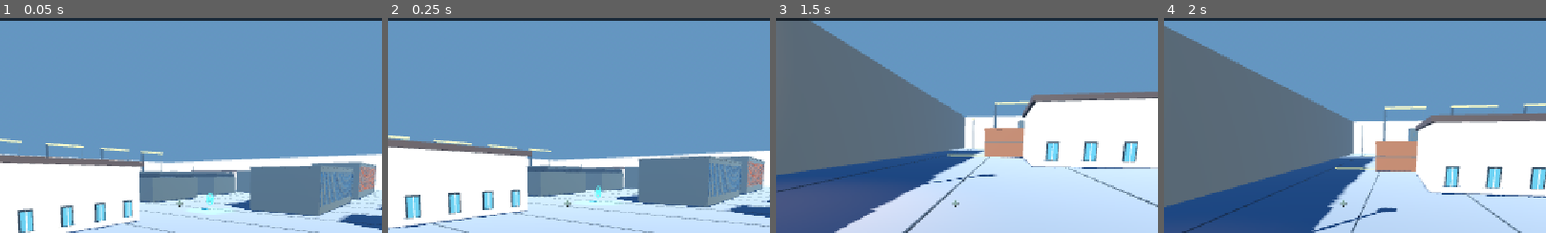
Above: before the commit, frames 1-4 (left to right).
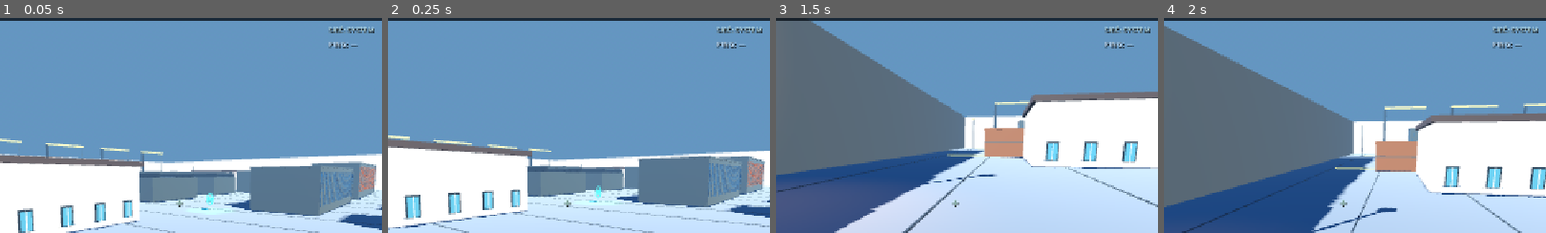
Above: after the commit, the same moments.

Repository: bartus9711-spec/neon-strike-android
Game: Godot game, scene res://scenes/main.tscn
The game is run twice, just before and just after one commit, with the same random seed, the same clock (stepped at 60 frames per second) and the same inputs.
Inputs (mouse positions are % of the whole screen's width and height, from its top left):
- Up to frame 1 (0.05 s): no input
- Up to frame 2 (0.25 s): no input
- Up to frame 3 (1.5 s): tap Enter at 0.5 s; move the mouse to (72, 45) at 0.52 s; hold D 0.53-1.28 s; tap E at 0.6, 1.35 s; click (72, 45) at 0.67 s; tap Space at 0.77 s; move the mouse to (45, 50) at 1.27 s; hold W from 1.28 s (still down)
- Up to frame 4 (2 s): keep holding W; tap Space at 1.52 s
The pictures show only the part of the screen within x 26-76%, y 7-57%; the shares and areas given below are measured in that part.

The runs differ from the first frame. In frame 1, 0.4% of the frame differs, in the area x 86-98%, y 3-15%; in frame 2, 0.4%; in frame 3, 0.4%; in frame 4, 0.4%.

Commit message:
feat(godot settings): real Low High Ultra presets, texture disable, detail LOD, sensitivity/deadzone, network mode and live ping HUD

Diff:
--- a/godot/scripts/hud.gd
+++ b/godot/scripts/hud.gd
@@ -4,9 +4,13 @@
 signal action_requested
 signal graphics_changed(profile: int, fps: int, scale: float, shadows: bool, aa: int)
 signal map_requested(index: int)
+signal graphics_advanced_changed(textures_enabled: bool, world_detail: int, actor_quality: int)
+signal network_mode_changed(enabled: bool)
 
 var touch_move := Vector2.ZERO
 var look_sensitivity := 1.0
+var pad_deadzone := .16
+var invert_look_y := false
 var sprint_enabled := false
 var settings_open := false
 var current_fps := 0
@@ -26,6 +30,8 @@
 var map_select: OptionButton
 var map_title := "NABRZEŻE 17"
 var fps_label: Label
+var network_label: Label
+var ping_label: Label
 var hint_label: Label
 var touch_base: Panel
 var touch_knob: Panel
@@ -38,6 +44,12 @@
 var aa_select: OptionButton
 var sensitivity_slider: HSlider
 var settings_scale_label: Label
+var texture_toggle: CheckButton
+var detail_select: OptionButton
+var actor_select: OptionButton
+var network_toggle: CheckButton
+var pad_dead_slider: HSlider
+var invert_toggle: CheckButton
 
 var _profile := 2
 var _fps := 120
@@ -73,6 +85,16 @@
     fps_label.position = Vector2(-225, 10)
     fps_label.size = Vector2(95, 40)
     ui.add_child(fps_label)
+    network_label = _label("SIEĆ: SYSTEM", 12, Color(.78,.91,.92))
+    network_label.set_anchors_preset(Control.PRESET_TOP_RIGHT)
+    network_label.position = Vector2(-392, 62)
+    network_label.size = Vector2(253, 26)
+    ui.add_child(network_label)
+    ping_label = _label("PING: —", 12, Color(.82,.90,.97))
+    ping_label.set_anchors_preset(Control.PRESET_TOP_RIGHT)
+    ping_label.position = Vector2(-392, 86)
+    ping_label.size = Vector2(253, 26)
+    ui.add_child(ping_label)
     settings_button = _button("⚙ GRAFIKA")
     settings_button.anchor_left = 1
     settings_button.anchor_right = 1
@@ -251,8 +273,8 @@
     settings_panel.anchor_bottom = .5
     settings_panel.offset_left = -260
     settings_panel.offset_right = 260
-    settings_panel.offset_top = -250
-    settings_panel.offset_bottom = 250
+    settings_panel.offset_top = -290
+    settings_panel.offset_bottom = 290
     var frame := StyleBoxFlat.new()
     frame.bg_color = Color(.055,.105,.148,.98)
     frame.border_color = Color(.31,.71,.71,.8)
@@ -299,6 +321,22 @@
         aa_select.add_item(item)
     aa_select.select(1)
     v.add_child(aa_select)
+    texture_toggle = CheckButton.new()
+    texture_toggle.text = "Tekstury PBR — wyłącz na słabym telefonie"
+    texture_toggle.button_pressed = true
+    v.add_child(texture_toggle)
+    v.add_child(_label("Detale otoczenia",15,Color(.58,.79,.83)))
+    detail_select = OptionButton.new()
+    for item in ["LOW — bez dodatków i świateł punktowych","HIGH — dodatki, mniej świateł","ULTRA — pełne efekty"]:
+        detail_select.add_item(item)
+    detail_select.select(2)
+    v.add_child(detail_select)
+    v.add_child(_label("Jakość postaci (dla przyszłych modeli 3D)",15,Color(.58,.79,.83)))
+    actor_select = OptionButton.new()
+    for item in ["LOW — oszczędna geometria","HIGH — normalna","ULTRA — pełna"]:
+        actor_select.add_item(item)
+    actor_select.select(1)
+    v.add_child(actor_select)
     v.add_child(_label("Czułość kamery", 15, Color(.58,.79,.83)))
     sensitivity_slider = HSlider.new()
     sensitivity_slider.min_value = .40
@@ -306,18 +344,71 @@
     sensitivity_slider.step = .10
     sensitivity_slider.value = 1.0
     v.add_child(sensitivity_slider)
+    v.add_child(_label("Martwa strefa gałek pada",15,Color(.58,.79,.83)))
+    pad_dead_slider = HSlider.new()
+    pad_dead_slider.min_value = .06
+    pad_dead_slider.max_value = .35
+    pad_dead_slider.step = .01
+    pad_dead_slider.value = .16
+    v.add_child(pad_dead_slider)
+    invert_toggle = CheckButton.new()
+    invert_toggle.text = "Odwróć oś Y rozglądania"
+    v.add_child(invert_toggle)
+    v.add_child(_label("INTERNET / WI-FI / DANE",18,Color(.92,.96,1)))
+    network_toggle = CheckButton.new()
+    network_toggle.text = "Auto — wybierz lepsze łącze DLA GRY (eksperymentalne)"
+    v.add_child(network_toggle)
+    v.add_child(_label("Wymaga wtyczki Android. Dane komórkowe mogą kosztować; nie zmienia ustawień całego telefonu.",12,Color(.76,.80,.81)))
+    v.add_child(_label("PING to serwer gry jest dostępny dopiero po uruchomieniu multiplayera.",12,Color(.76,.80,.81)))
     v.add_child(_label("120 FPS to cel: zależy od GPU, ekranu i limitów systemu.", 12, Color(.77,.81,.78)))
     var close := _button("ZAPISZ I WRÓĆ")
     close.pressed.connect(toggle_settings)
     v.add_child(close)
-    for control in [profile_select, fps_select, scale_slider, shadow_toggle, aa_select, sensitivity_slider]:
+    for control in [fps_select, scale_slider, shadow_toggle, aa_select, sensitivity_slider, pad_dead_slider, texture_toggle, detail_select, actor_select, invert_toggle, network_toggle]:
         if control is Range:
             control.value_changed.connect(func(_new: float): _emit_graphics())
         elif control is BaseButton and not control is OptionButton:
             control.toggled.connect(func(_on: bool): _emit_graphics())
         else:
             control.item_selected.connect(func(_idx: int): _emit_graphics())
+    profile_select.item_selected.connect(_on_profile_selected)
     settings_panel.visible = false
+
+func _on_profile_selected(idx: int) -> void:
+    # Profiles set practical defaults; every option remains individually editable.
+    _setting_up = true
+    if idx == 0:
+        scale_slider.value = .70
+        aa_select.select(0)
+        shadow_toggle.button_pressed = false
+        texture_toggle.button_pressed = false
+        detail_select.select(0)
+        actor_select.select(0)
+        fps_select.select(1)
+    elif idx == 1:
+        scale_slider.value = .90
+        aa_select.select(1)
+        shadow_toggle.button_pressed = true
+        texture_toggle.button_pressed = true
+        detail_select.select(1)
+        actor_select.select(1)
+        fps_select.select(1)
+    else:
+        scale_slider.value = 1.0
+        aa_select.select(2)
+        shadow_toggle.button_pressed = true
+        texture_toggle.button_pressed = true
+        detail_select.select(2)
+        actor_select.select(2)
+        fps_select.select(3)
+    _setting_up = false
+    _emit_graphics()
+
+func set_network_info(network_text: String, ping_text: String) -> void:
+    if is_instance_valid(network_label):
+        network_label.text = "SIEĆ: " + network_text
+    if is_instance_valid(ping_label):
+        ping_label.text = "PING: " + ping_text
 
 func _emit_graphics() -> void:
     if _setting_up:
@@ -328,9 +419,13 @@
     _shadows = shadow_toggle.button_pressed
     _aa = 0 if aa_select.selected == 0 else 2 if aa_select.selected == 1 else 4
     look_sensitivity = sensitivity_slider.value
+    pad_deadzone = pad_dead_slider.value
+    invert_look_y = invert_toggle.button_pressed
     settings_scale_label.text = "Rozdzielczość 3D: %d%%" % roundi(_scale * 100)
     _save_prefs()
     graphics_changed.emit(_profile, _fps, _scale, _shadows, _aa)
+    graphics_advanced_changed.emit(texture_toggle.button_pressed, detail_select.selected, actor_select.selected)
+    network_mode_changed.emit(network_toggle.button_pressed)
 
 func _save_prefs() -> void:
     var save := ConfigFile.new()
@@ -339,7 +434,13 @@
     save.set_value("render", "scale", _scale)
     save.set_value("render", "shadows", _shadows)
     save.set_value("render", "aa", aa_select.selected)
+    save.set_value("render", "textures", texture_toggle.button_pressed)
+    save.set_value("render", "detail", detail_select.selected)
+    save.set_value("render", "actors", actor_select.selected)
+    save.set_value("network", "app_auto_switch", network_toggle.button_pressed)
     save.set_value("input", "sensitivity", look_sensitivity)
+    save.set_value("input", "deadzone", pad_deadzone)
+    save.set_value("input", "invert_y", invert_look_y)
     save.save("user://teamcs-graphics.cfg")
 
 func _load_prefs() -> void:
@@ -352,6 +453,12 @@
     scale_slider.value = clampf(float(save.get_value("render","scale",1.0)),.6,1.0)
     shadow_toggle.button_pressed = bool(save.get_value("render","shadows",true))
     aa_select.select(clampi(int(save.get_value("render","aa",1)),0,2))
+    texture_toggle.button_pressed = bool(save.get_value("render","textures",true))
+    detail_select.select(clampi(int(save.get_value("render","detail",2)),0,2))
+    actor_select.select(clampi(int(save.get_value("render","actors",1)),0,2))
+    network_toggle.button_pressed = bool(save.get_value("network","app_auto_switch",false))
+    pad_dead_slider.value = clampf(float(save.get_value("input","deadzone",.16)),.06,.35)
+    invert_toggle.button_pressed = bool(save.get_value("input","invert_y",false))
     sensitivity_slider.value = clampf(float(save.get_value("input","sensitivity",1)),.4,2.4)
 
 func toggle_settings() -> void:
